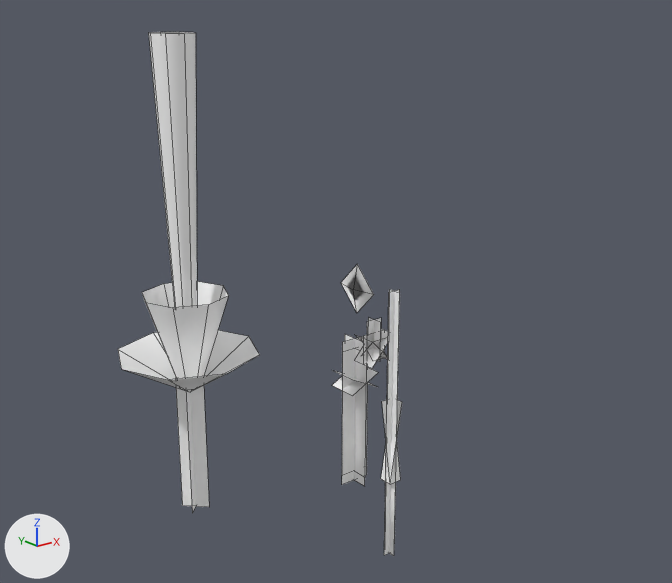
A saved change to the Blender file Game/Models/Projectiles.blend.
Camera for both pictures: a 50 mm lens placed at (-40.0, -47.8, 23.4), pointed at (-3.9, -2.7, 5.4). The axes (+X, +Y, +Z) are drawn at lower left. The lights are the same throughout. Mesh edges are drawn as thin lines.

The first picture shows 'MinigunMuzzleFlash', 'MinigunRound', 'RailgunMuzzleFlash', 'RailgunRound', 'Smoke'.
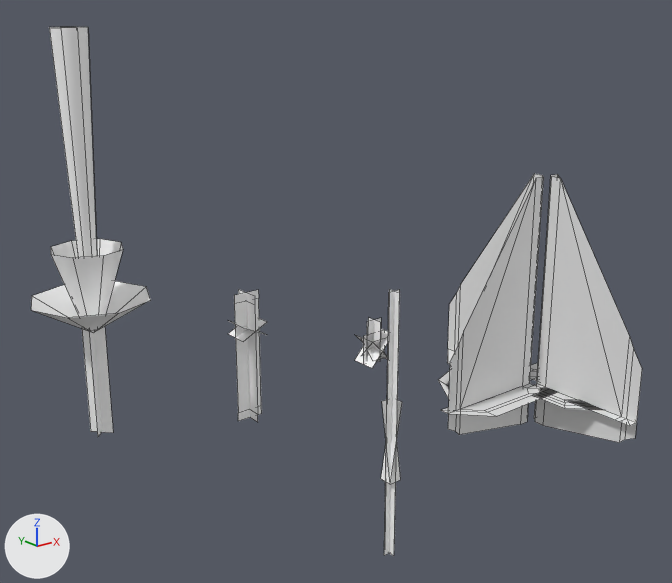
ob_herowaypoint_001 is not drawn itself; it is the parent of ob_plane_003.

Changed parts and their boxes [x1, y1, x2, y2] in the pictures (672 x 583 px):
'HeroWaypoint', added: after [441, 174, 642, 443]
'RailgunMuzzleFlash', no longer drawn: before [118, 32, 259, 513]
'RailgunProjectiles', added: after [31, 27, 267, 437]
'RailgunProjectiles.001', added: after [355, 289, 402, 556]
'RailgunRound', no longer drawn: before [332, 334, 378, 486]
'MinigunRound', no longer drawn: before [381, 289, 402, 556]
'MinigunMuzzleFlash', no longer drawn: before [355, 318, 388, 368]
'Smoke', reshaped, moved, turned, rescaled, modifiers changed: before [341, 264, 374, 312]; after [438, 370, 450, 399]

What changed in the scene script:
```text
Add mat_material_001:
    mat_material_001 = principled_material('Material.001')
    mat_material_001.base_color = (0.8, 0.8, 0.8)  # white #e7e7e7
Change me_cone_001:
    where me_cone_001.from_pydata(...)  # 24 vertices, 8 faces; spans x -1.2..1.2, y -1.2..1.2, z -10.77..0.48
    remove me_cone_001.materials.append(mat_particles)  # white #ffffff
    add me_cone_001.materials.append(mat_obcolshadeless)  # white #ffffff
Change me_cone:
    where me_cone.from_pydata(...)  # 56 vertices, 26 faces; spans x -4.5..4.5, y -4.5..4.5, z -8.1..21.7
    remove me_cone.materials.append(mat_particles)  # white #ffffff
    add me_cone.materials.append(mat_obcolshadeless)  # white #ffffff
Add me_plane:
    me_plane.from_pydata(...)  # 200 vertices, 120 faces; spans x -6.9..6.9, y -6.9..6.9, z 0.0..14.4
    me_plane.materials.append(mat_material_001)  # white #e7e7e7
Add col_herowaypoint:
    col_herowaypoint = bpy.data.collections.new('HeroWaypoint')
    col_herowaypoint.objects.link(ob_herowaypoint_001)
    col_herowaypoint.objects.link(ob_plane_003)
Add col_railgunprojectiles:
    col_railgunprojectiles = bpy.data.collections.new('RailgunProjectiles')
    col_railgunprojectiles.objects.link(ob_railgunround)
    col_railgunprojectiles.objects.link(ob_railgunmuzzleflash)
Add col_railgunprojectiles_001:
    col_railgunprojectiles_001 = bpy.data.collections.new('RailgunProjectiles.001')
    col_railgunprojectiles_001.objects.link(ob_minigunround)
    col_railgunprojectiles_001.objects.link(ob_minigunmuzzleflash)
Change ob_smoke:
    ob_smoke.rotation_euler: (1.571, 0.0, 0.0) -> (0.0, 0.0, 0.0)  # degrees (90, 0, 0) -> degrees (0, 0, 0)
    ob_smoke.scale: (1.8, 1.8, 1.8) -> (1.0, 1.0, 1.0)
    remove _m = ob_smoke.modifiers.new('Set Split Normals', 'NORMAL_EDIT')
    ob_smoke: bpy.data.objects.new('Smoke', me_plane_002) -> bpy.data.objects.new('Smoke', None)
    ob_smoke.location: (0.0, 0.0, 4.19) -> (0.0, -10.0, 0.0)
Add ob_plane_003:
    ob_plane_003 = bpy.data.objects.new('Plane.003', me_plane)
    ob_plane_003.parent = ob_herowaypoint_001
    ob_plane_003.location = (0.0, 0.0, 0.0)
    ob_plane_003.rotation_euler = (0.0, 0.0, -4.712)  # degrees (0, 0, -270)
Add ob_herowaypoint_001:
    ob_herowaypoint_001 = bpy.data.objects.new('HeroWaypoint.001', None)
    ob_herowaypoint_001.location = (0.0, 0.0, 0.0)
Add ob_herowaypoint:
    ob_herowaypoint = bpy.data.objects.new('HeroWaypoint', None)
    ob_herowaypoint.location = (0.0, -16.0, 0.0)
    ob_herowaypoint.show_instancer_for_render = False
    ob_herowaypoint.instance_type = 'COLLECTION'
    ob_herowaypoint.instance_collection = col_herowaypoint
Add ob_railgunprojectiles:
    ob_railgunprojectiles = bpy.data.objects.new('RailgunProjectiles', None)
    ob_railgunprojectiles.location = (0.0, 14.0, 0.0)
    ob_railgunprojectiles.show_instancer_for_render = False
    ob_railgunprojectiles.instance_type = 'COLLECTION'
    ob_railgunprojectiles.instance_collection = col_railgunprojectiles
Add ob_railgunprojectiles_001:
    ob_railgunprojectiles_001 = bpy.data.objects.new('RailgunProjectiles.001', None)
    ob_railgunprojectiles_001.location = (0.0, 0.0, 0.0)
    ob_railgunprojectiles_001.show_instancer_for_render = False
    ob_railgunprojectiles_001.instance_type = 'COLLECTION'
    ob_railgunprojectiles_001.instance_collection = col_railgunprojectiles_001
```
